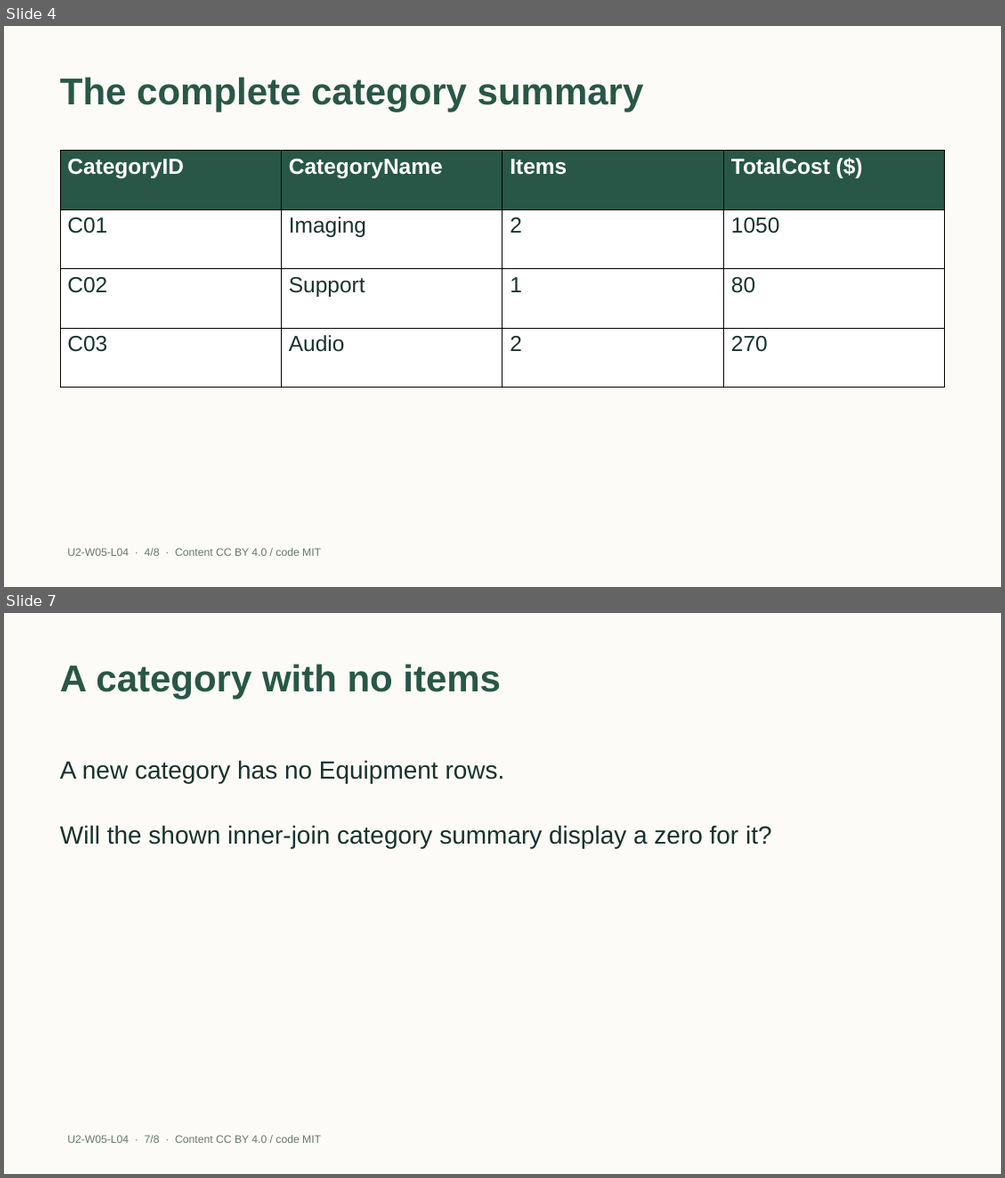
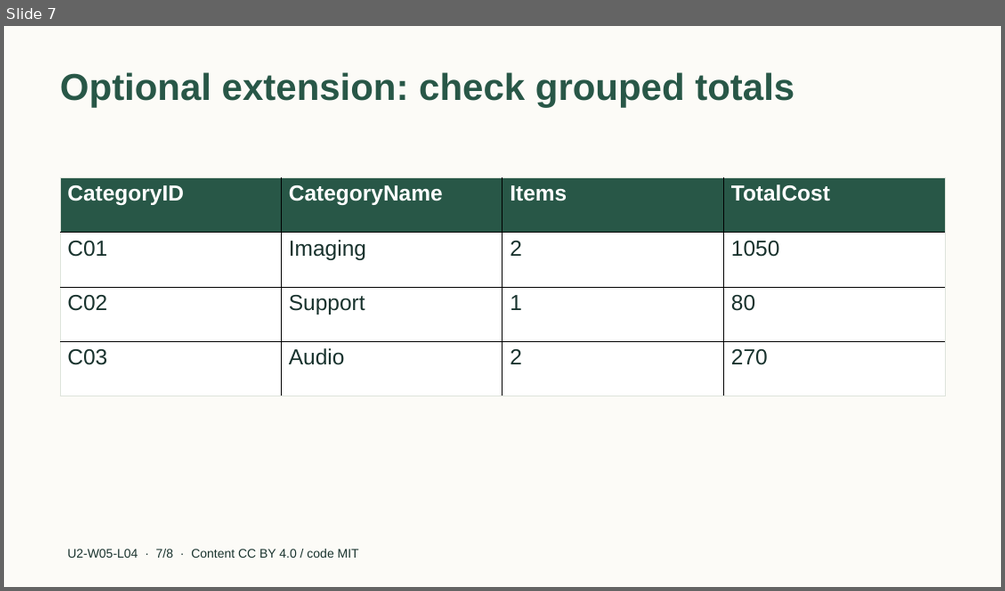
Before and after one commit to EdugenIO/cs-atar-textbook, a slide deck: dist/slides/u2-w05-l04.pptx. Shown one above the other, each under a label of ours: slides 4 and 7 before the commit, slide 7 after it; the slides between them are not shown. The pictures are 1005x1178 and 1005x591 pixels, drawn with LibreOffice and Linux fonts; fonts in the diff are those of the drawing. Boxes give left, top, right and bottom in pixels: in the first picture for what was removed or moved away, otherwise in the second. Text is boxed around its words. In the diff, an @@ line names an element or a change of style, - is before the commit and + after.

Commit message:
Separate Year 11 SQL core practice from optional extensions (S04)

```diff
--- a/dist/slides/u2-w05-l04.pptx
+++ b/dist/slides/u2-w05-l04.pptx
@@ slide 7 removed at (x1=4, y1=613, x2=1001, y2=1174), background #FCFBF7 @@
@@ title removed at (x1=60, y1=664, x2=501, y2=699) @@
-A category with no items
@@ text removed at (x1=60, y1=760, x2=505, y2=783) @@
-A new category has no Equipment rows.
@@ text removed at (x1=60, y1=825, x2=772, y2=848) @@
-Will the shown inner-join category summary display a zero for it?
@@ text removed at (x1=67, y1=1135, x2=321, y2=1143) @@
-U2-W05-L04 · 7/8 · Content CC BY 4.0 / code MIT
@@ what was slide 4 is now slide 7 @@
@@ slide 7 changed as well @@
@@ title removed at (x1=60, y1=77, x2=644, y2=112) @@
-The complete category summary
@@ title added at (x1=60, y1=72, x2=794, y2=108), 36 pt, text #285747, bold @@
+Optional extension: check grouped totals
@@ table at (x1=60, y1=178, x2=946, y2=396) @@
-row 1, column 4: TotalCost ($)
+row 1, column 4: TotalCost
@@ borders changed @@
@@ table resized from (x1=60, y1=151, x2=946, y2=388) to (x1=60, y1=178, x2=946, y2=396) @@
@@ text at (x1=67, y1=548, x2=359, y2=557): text changed; size 10.5 to 12 pt; text colour #66786F to #18322D @@
-U2-W05-L04 · 4/8 · Content CC BY 4.0 / code MIT
+U2-W05-L04 · 7/8 · Content CC BY 4.0 / code MIT
```
Also in this commit, not shown: 2 other slides changed, 5 slides added, 4 other slides removed, 37 other files.
